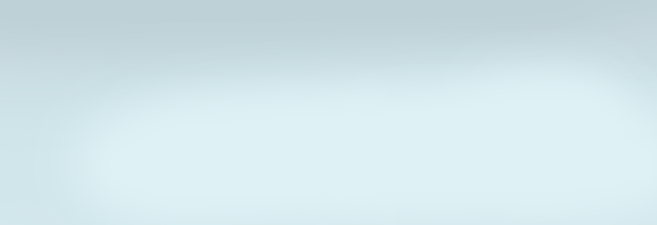
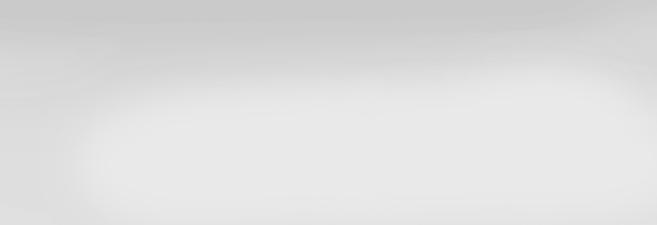
Layers edited between the first and the second (657, 225) image:
painted on "图层 2" over left=0, top=0, right=657, bottom=225
removed layer "背景" over left=0, top=0, right=657, bottom=225